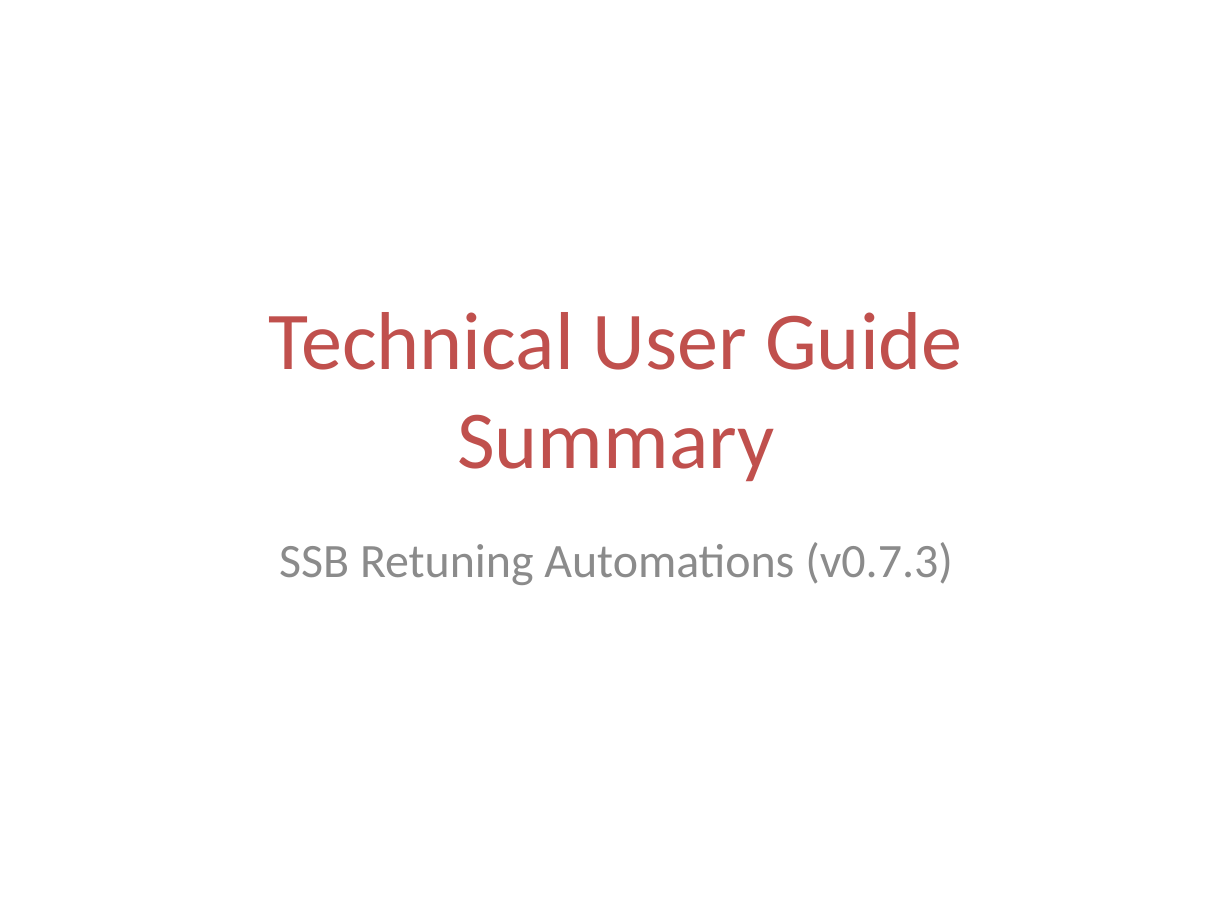
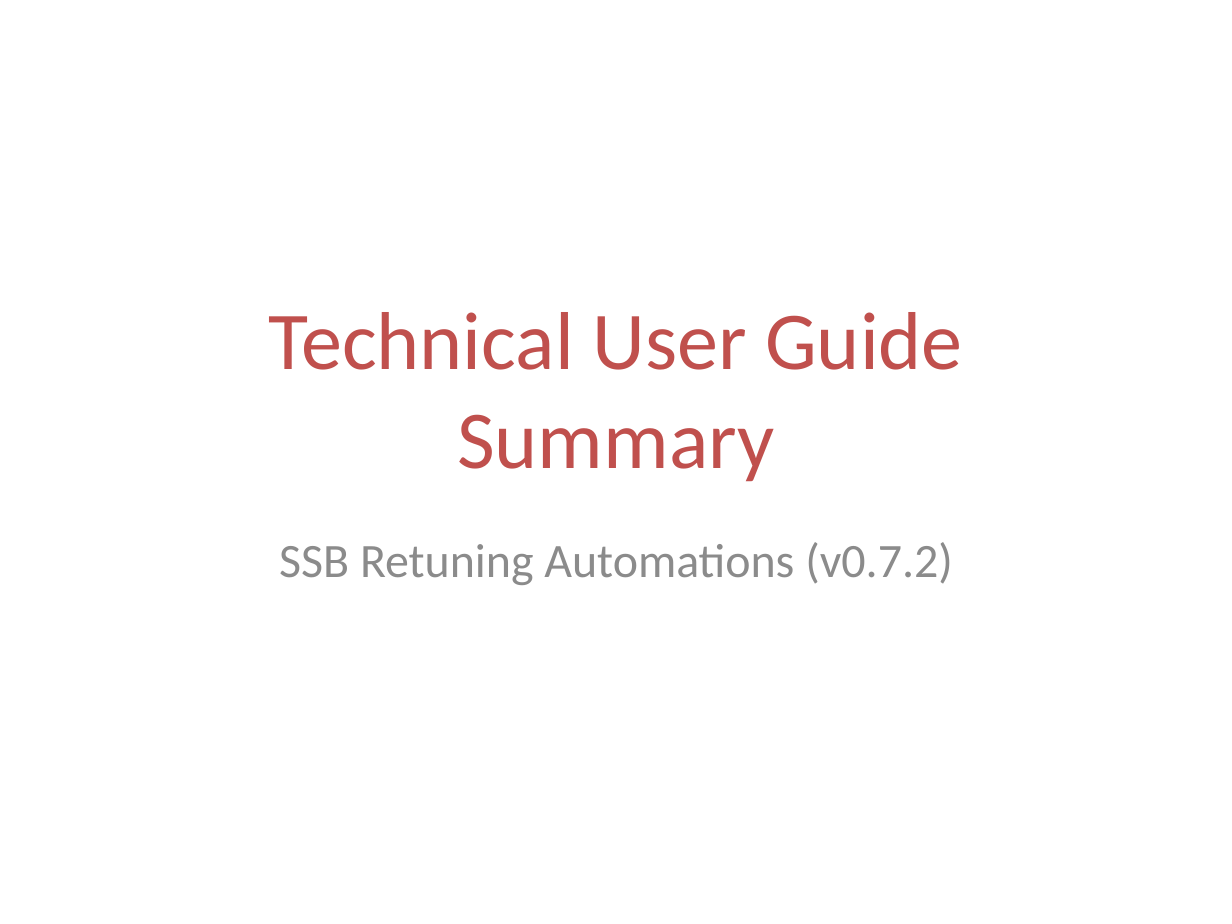
Before and after one commit to jaimetur/SSB_RetuningAutomations, a slide deck: slide 1 of help/User-Guide-SSB-Retuning-Automations-v0.7.2.pptx. Drawn at 1232x924 pixels with LibreOffice and Linux fonts; fonts in the diff are those of the drawing. Boxes give left, top, right and bottom in pixels: in the first picture for what was removed or moved away, otherwise in the second. Text is boxed around its words. In the diff, an @@ line names an element or a change of style, - is before the commit and + after.

```diff
--- a/help/User-Guide-SSB-Retuning-Automations-v0.7.2.pptx
+++ b/help/User-Guide-SSB-Retuning-Automations-v0.7.2.pptx
@@ subtitle at box(279, 542, 953, 585): text changed @@
-SSB Retuning Automations (v0.7.3)
+SSB Retuning Automations (v0.7.2)
```
Also in this commit, not shown: 13 other files.
